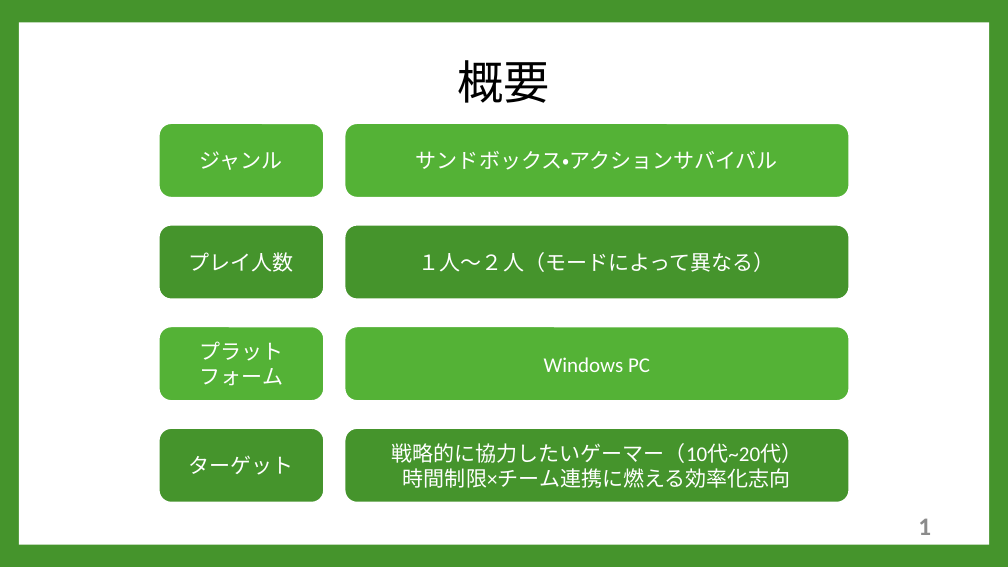
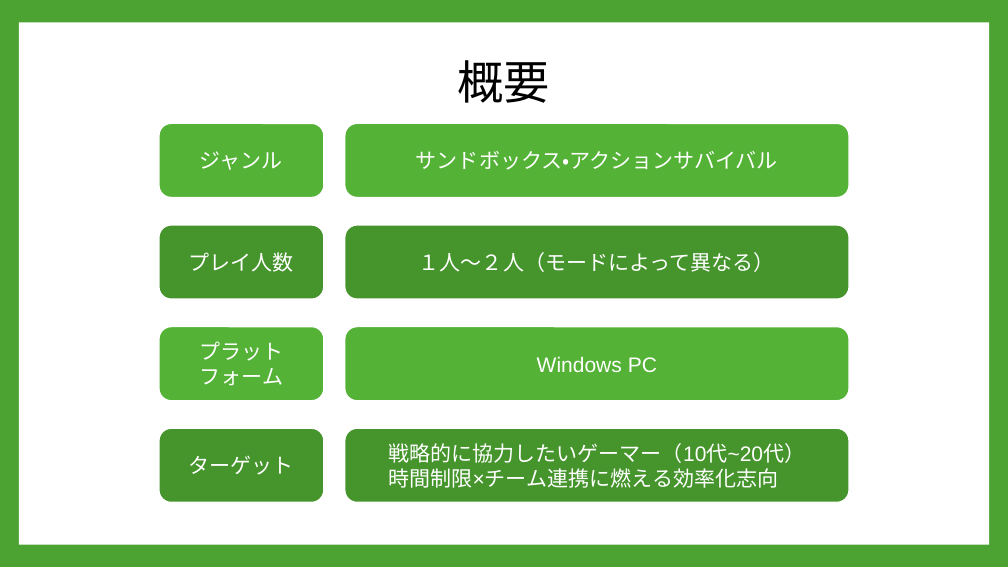
Before and after one commit to A23019/GC_A3_1, a slide deck: slide 5 of 企画/PowerPoint/企画案２.pptx (slide 2 before the commit). Drawn at 1008x567 pixels with LibreOffice and Linux fonts; fonts in the diff are those of the drawing; background and template pictures are left out. Boxes give left, top, right and bottom in pixels: in the first picture for what was removed or moved away, otherwise in the second. Text is boxed around its words. In the diff, an @@ line names an element or a change of style, - is before the commit and + after.

```diff
--- a/企画/PowerPoint/企画案２.pptx
+++ b/企画/PowerPoint/企画案２.pptx
@@ background #45942C to #4CA331 @@
@@ rounded rectangle "Windows PC" at [345,327,849,401]: font Calibri to Arial @@
@@ rounded rectangle "戦略的に協力したいゲーマー（10代~20代） 時間制限×チーム連携に燃える効率化志向" at [345,428,849,502]: font Calibri to Arial; alignment centre to left @@
@@ page number removed at [918,518,931,535] @@
-1
```
Also in this commit, not shown: 5 other slides changed, 11 slides added, 1 slide removed, 4 other files.
